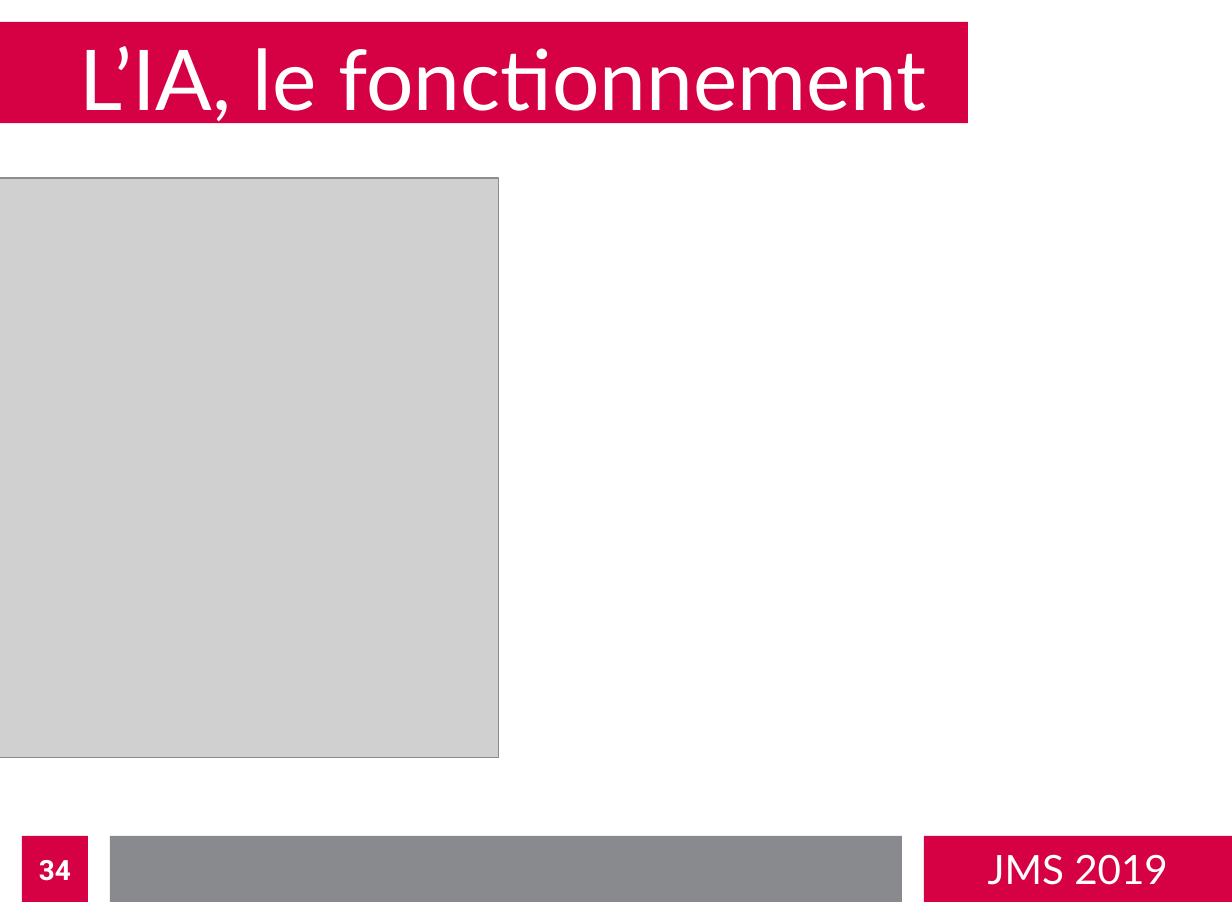
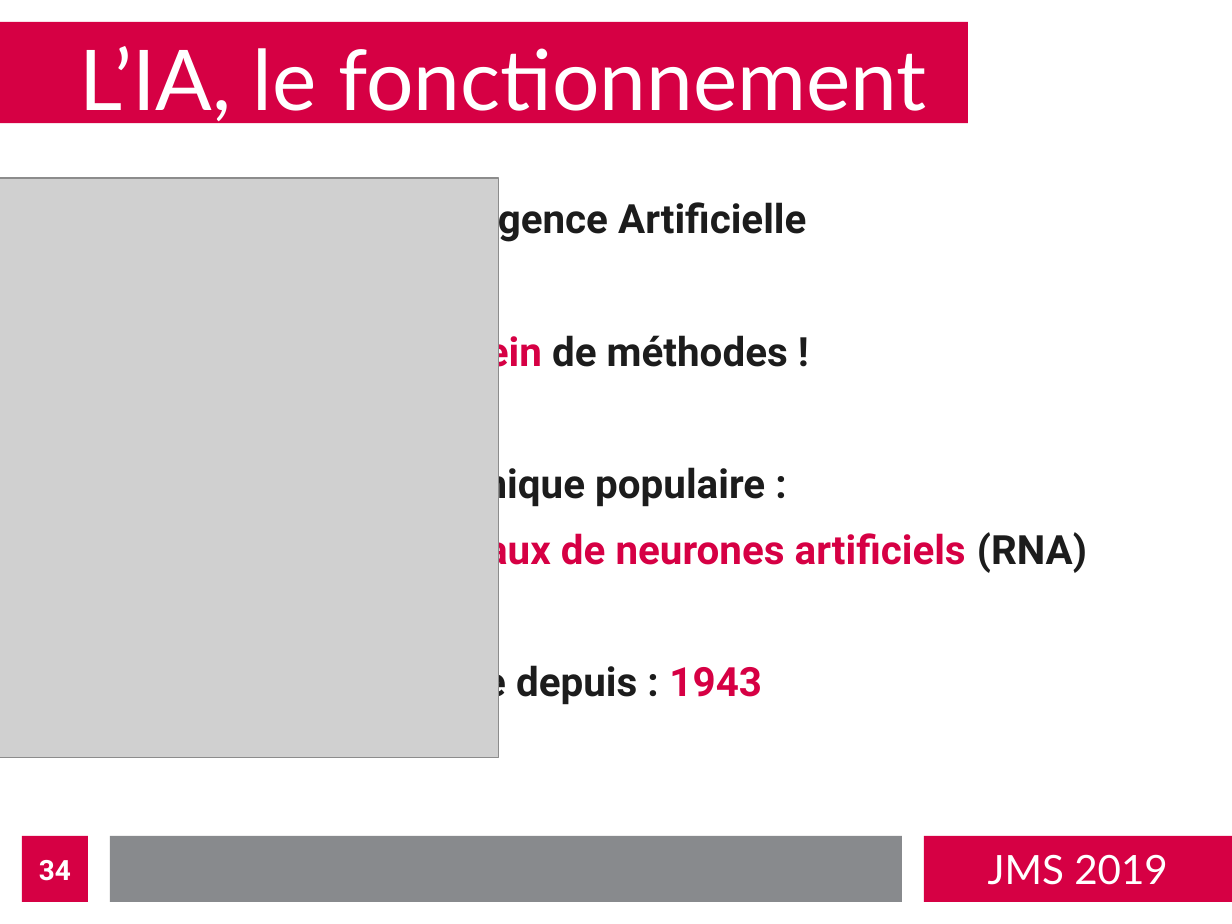
Before and after one commit to bastienvanderplaetse/JMS-2019, a slide deck: slide 34 of presentation-expanded.odp. Drawn at 1232x924 pixels with LibreOffice and Linux fonts; fonts in the diff are those of the drawing; grey boxes stand for pictures. Boxes give left, top, right and bottom in pixels: in the first picture for what was removed or moved away, otherwise in the second. Text is boxed around its words. In the diff, an @@ line names an element or a change of style, - is before the commit and + after.

```diff
--- a/presentation-expanded.odp
+++ b/presentation-expanded.odp
@@ text added at box(396, 197, 1087, 707), 26 pt, text #1C1C1C, bold @@
+Intelligence Artificielle
+=> Plein de méthodes !
+Technique populaire :
+Réseaux de neurones artificiels (RNA)
+Existe depuis : 1943
```
Also in this commit, not shown: 1 other slide changed, 1 slide added, 1 other file.
